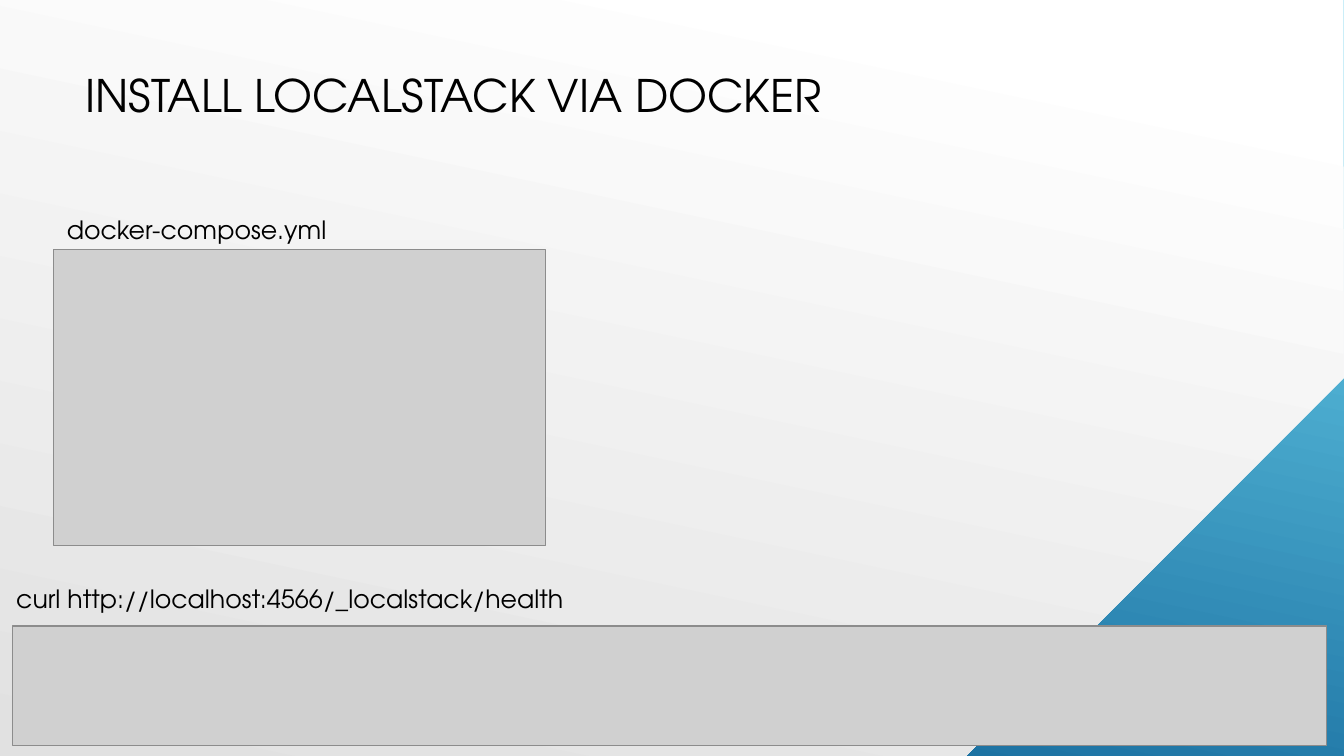
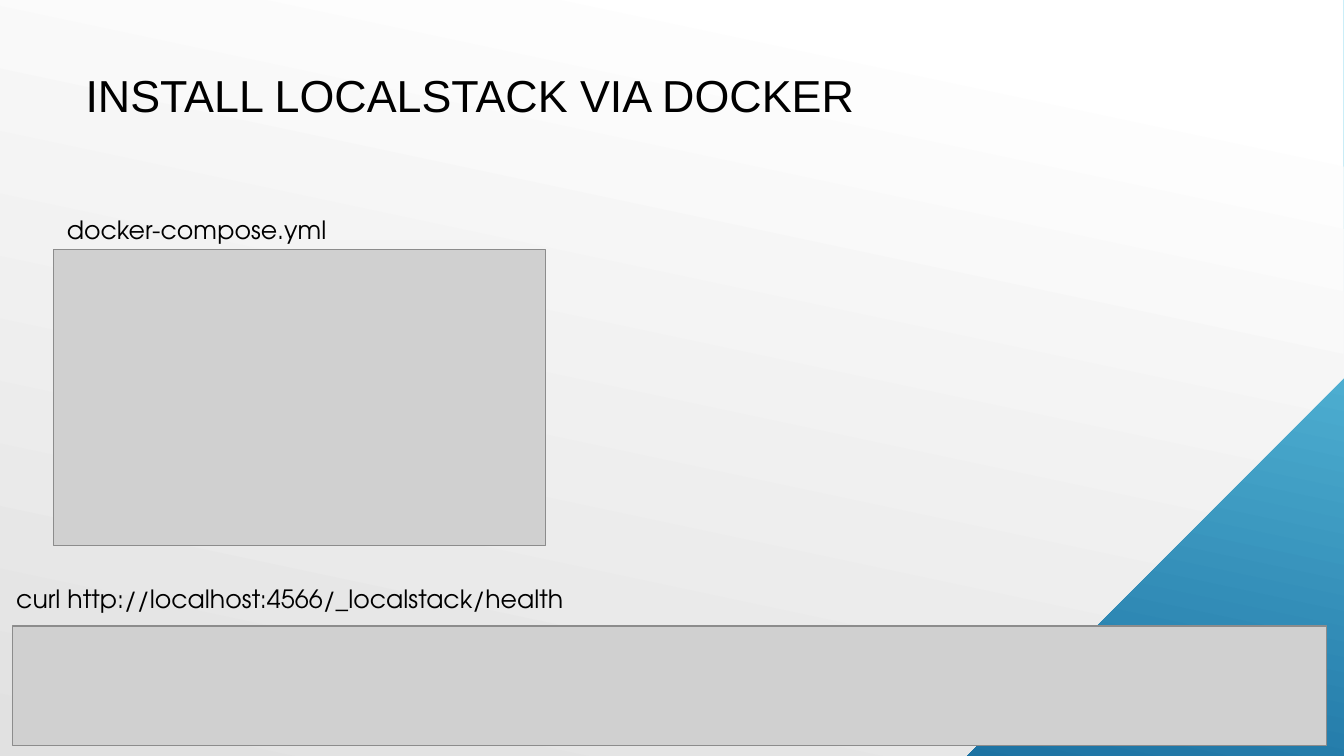
Before and after one commit to drormu1/localstack-aws, a slide deck: slide 8 of Local stack.pptx (slide 6 before the commit). Drawn at 1344x756 pixels with LibreOffice and Linux fonts; fonts in the diff are those of the drawing; grey boxes stand for pictures; background and template pictures are left out. Boxes give left, top, right and bottom in pixels: in the first picture for what was removed or moved away, otherwise in the second. Text is boxed around its words. In the diff, an @@ line names an element or a change of style, - is before the commit and + after.

```diff
--- a/Local stack.pptx
+++ b/Local stack.pptx
@@ title "INSTALL LOCALSTACK VIA DOCKER" at [86,80,854,113]: font TeX Gyre Adventor to Arial @@
```
Also in this commit, not shown: 1 other slide changed, 2 slides added.
